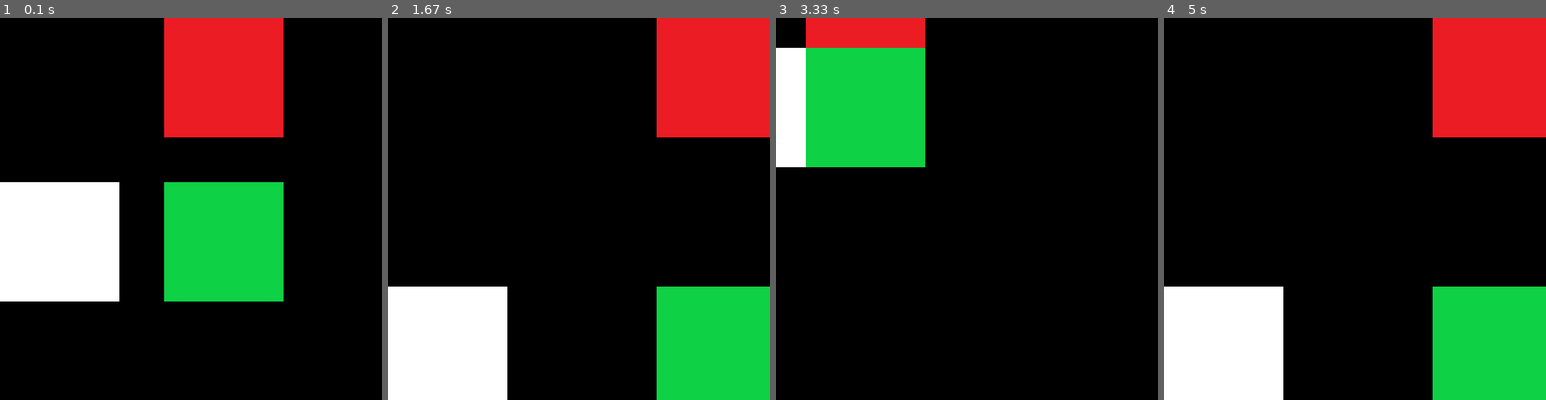
Above: before the commit, frames 1-4 (left to right).
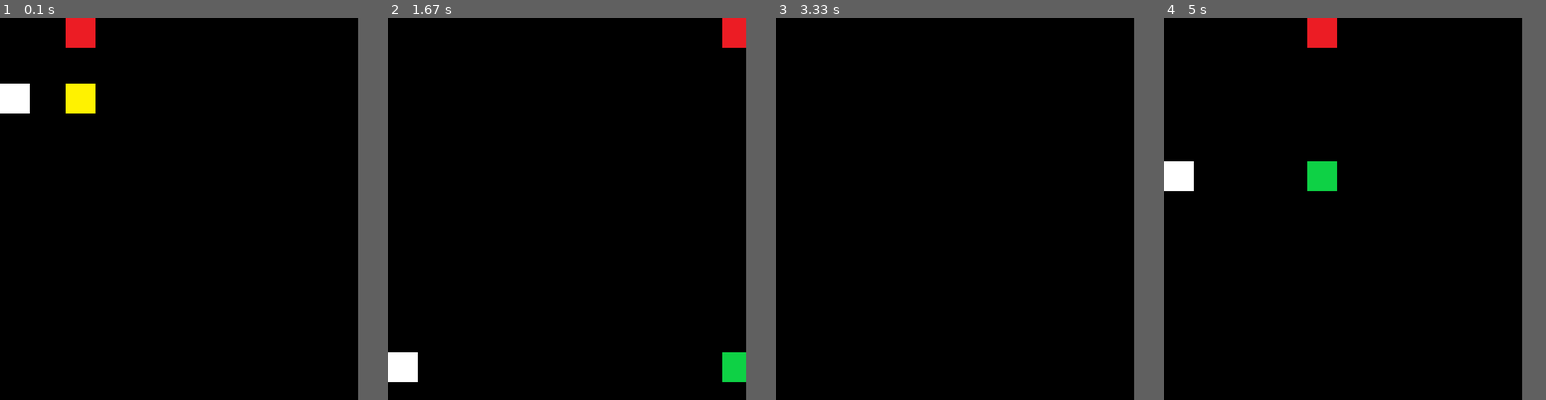
Above: after the commit, the same moments.

Repository: matthieurobert/Projet-ISN
Game: pygame game, started from Test_Matthieu/test_bot.py
The game is run twice, just before and just after one commit, with the same random seed, the same clock (stepped at 60 frames per second) and the same inputs.
Inputs:
- Up to frame 1 (0.1 s): no input
- Up to frame 2 (1.67 s): no input
- Up to frame 3 (3.33 s): no input
- Up to frame 4 (5 s): no input
In our replay, the window is 640x640 before the commit and 600x640 after it. These sizes can differ from the game's own. Grey fills any space a smaller window leaves; there, only what the larger window draws over its background counts as a difference.

The runs differ from the first frame. In frame 1, 31% of the frame differs, in the area x 0-75%, y 0-75%; in frame 2, 26%; in frame 3, 15%; in frame 4, 29%.

Commit message:
Ajustement

Diff:
--- a/Test_Matthieu/test_bot.py
+++ b/Test_Matthieu/test_bot.py
@@ -2,6 +2,7 @@
 from pygame.locals import *
 
 pygame.init()
+
 
 
 class ARBot(pygame.sprite.Sprite):
@@ -15,7 +16,7 @@
 		#self.speed = 10
 		self.state = "still"
 		self.newpos = [0, 0]
-		self.speed = [0, 5]
+		self.speed = [0, 2]
 		self.update()
 
 
@@ -49,7 +50,7 @@
 		#self.speed = 10
 		self.state = "still"
 		self.newpos = [0, 0]
-		self.speed = [5, 0]
+		self.speed = [2, 0]
 		self.update()
 
 
@@ -79,7 +80,7 @@
 		#self.speed = 10
 		self.state = "still"
 		self.newpos = [0, 0]
-		self.speed = [5, 5]
+		self.speed = [2, 2]
 		self.update()
 
 
@@ -118,8 +119,39 @@
 
 		#print(self.newpos)
 
+class DBot(pygame.sprite.Sprite):
+	def __init__(self):
+		pygame.sprite.Sprite.__init__(self)
+		self.image = pygame.image.load("sprite4.png")
+		screen = pygame.display.get_surface()
+		self.area = screen.get_rect()
+		self.rect = self.image.get_rect()
+		#self.side = side
+		#self.speed = 10
+		self.state = "still"
+		self.newpos = [0, 0]
+		self.speed = [2, 2]
+		self.update()
 
-fenetre = pygame.display.set_mode((640,640), RESIZABLE)
+	def update(self):
+		if self.rect.left < 0 or self.rect.right > 600:
+			self.newpos[0] = self.newpos[0] - self.speed[0]
+			self.newpos[1] = self.newpos[1] + self.speed[1]
+			self.rect = self.rect.move(self.newpos)
+
+		if self.rect.top < 0 or self.rect.bottom > 640:
+			self.newpos[0] = self.newpos[0] + self.speed[0]
+			self.newpos[1] = self.newpos[1] - self.speed[1]
+			self.rect = self.rect.move(self.newpos)
+
+		else:
+			self.newpos[1] = self.newpos[1] + self.speed[1]
+			self.newpos[0] = self.newpos[0] + self.speed[0]
+			self.rect = self.rect.move(self.newpos)
+
+
+
+fenetre = pygame.display.set_mode((600,640), RESIZABLE)
 
 fond = pygame.image.load("background.png")
 fenetre.blit(fond, (0 , 0))
@@ -131,6 +163,7 @@
 alien = ARBot()
 pab = LRBot()
 rand = RBot()
+diag = DBot()
 
 pygame.display.flip
 
@@ -147,7 +180,9 @@
 	fenetre.blit( alien.image, alien.rect)
 	fenetre.blit( pab.image, pab.rect)
 	fenetre.blit(rand.image, rand.rect)
+	fenetre.blit(diag.image, diag.rect)
 	alien.update()
 	pab.update()
 	rand.update()
+	diag.update()
 	pygame.display.flip()
Empty file added: Classe.py
Binary file changed: Test_Matthieu/sprite.png
Binary file changed: Test_Matthieu/sprite2.png
Binary file changed: Test_Matthieu/sprite3.png
Binary file added: Test_Matthieu/sprite4.png
